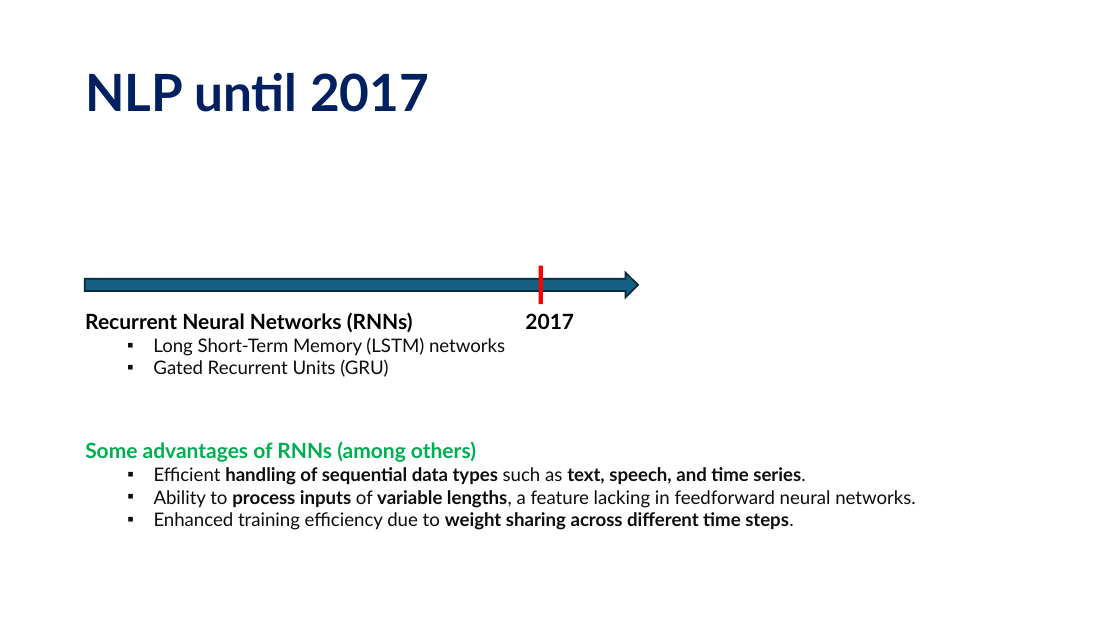
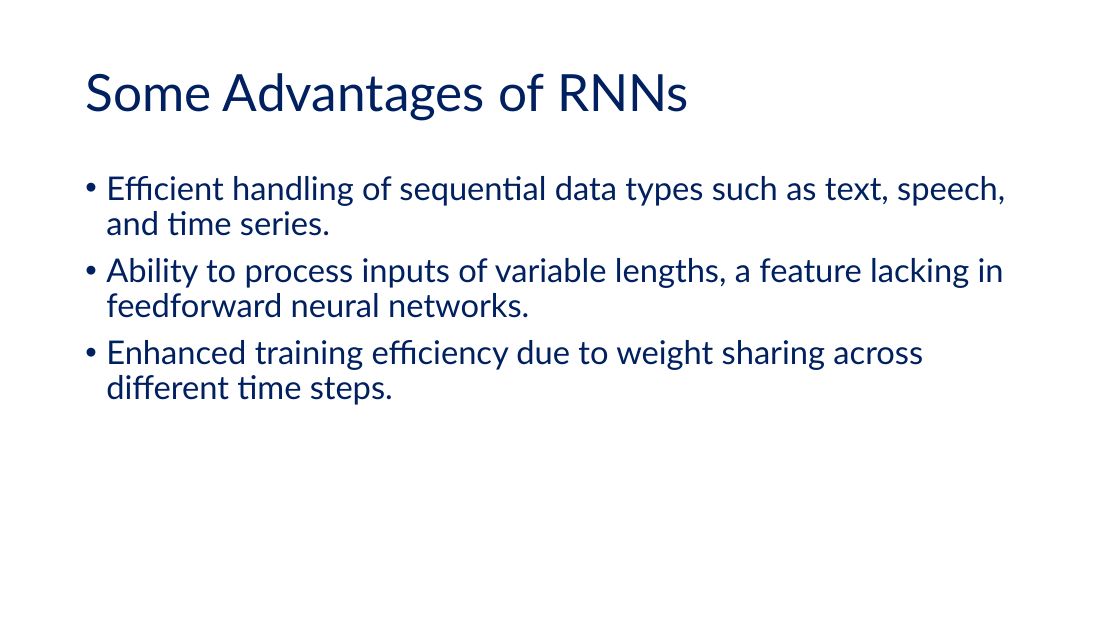
Before and after one commit to tanquangduong/transformer-pt, a slide deck: slide 6 of presentation/Transformer_Udemy/Udemy_P2_Introduction to Transformer.pptx (slide 4 before the commit). Drawn at 1120x630 pixels with LibreOffice and Linux fonts; fonts in the diff are those of the drawing. Boxes give left, top, right and bottom in pixels: in the first picture for what was removed or moved away, otherwise in the second. Text is boxed around its words. In the diff, an @@ line names an element or a change of style, - is before the commit and + after.

```diff
--- a/presentation/Transformer_Udemy/Udemy_P2_Introduction to Transformer.pptx
+++ b/presentation/Transformer_Udemy/Udemy_P2_Introduction to Transformer.pptx
@@ title at <box>85,73,689,120</box>: text changed; bold off @@
-NLP until 2017
+Some Advantages of RNNs
@@ text "Efficient handling of sequential data ...": place and size @@
-text "Efficient handling of sequential data ..." at <box>85,441,915,530</box>
+text "Efficient handling of sequential data ..." at <box>106,176,1005,405</box>
@@ text "Efficient handling of sequential data ..." at <box>106,176,1005,405</box>: size 16 to 28 pt, text colour #0D0D0D to #002060; bold off in "handling of sequential data types text, speech, ...", "process inputs variable lengths,", "weight sharing across different time steps."; bullet ▪ to •; list level 2 to 1 in "Efficient handling of sequential data ..."; line spacing 1 to 0.9; list level 2 to 1 in "Ability to process inputs of ..."; list level 2 to 1 in "Enhanced training efficiency due to ..." @@
@@ rectangle removed at <box>539,266,543,304</box> @@
@@ right arrow removed at <box>85,273,638,297</box> @@
@@ text removed at <box>85,312,505,377</box> @@
-Recurrent Neural Networks (RNNs)
-  ▪ Long Short-Term Memory (LSTM) networks
-  ▪ Gated Recurrent Units (GRU)
@@ text removed at <box>525,313,574,329</box> @@
-2017
@@ text at <box>85,441,476,462</box>: paragraph removed @@
-Some advantages of RNNs (among others)
```
Also in this commit, not shown: 75 other slides changed, 25 slides added, 8 slides removed, 20 other files.
